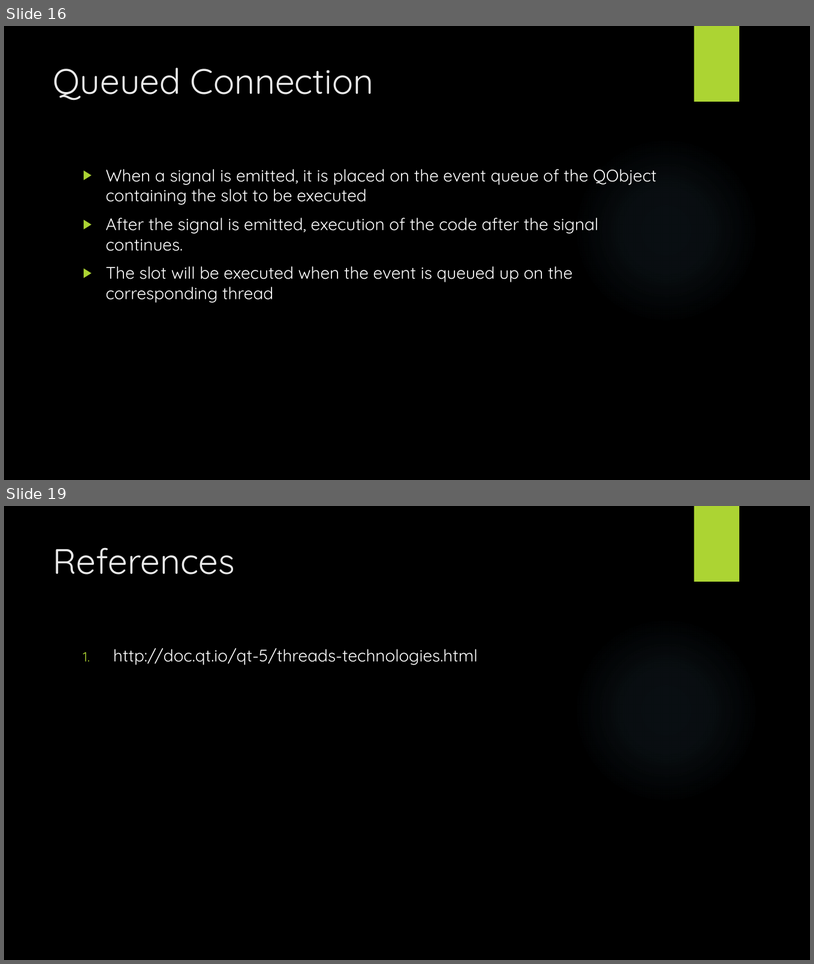
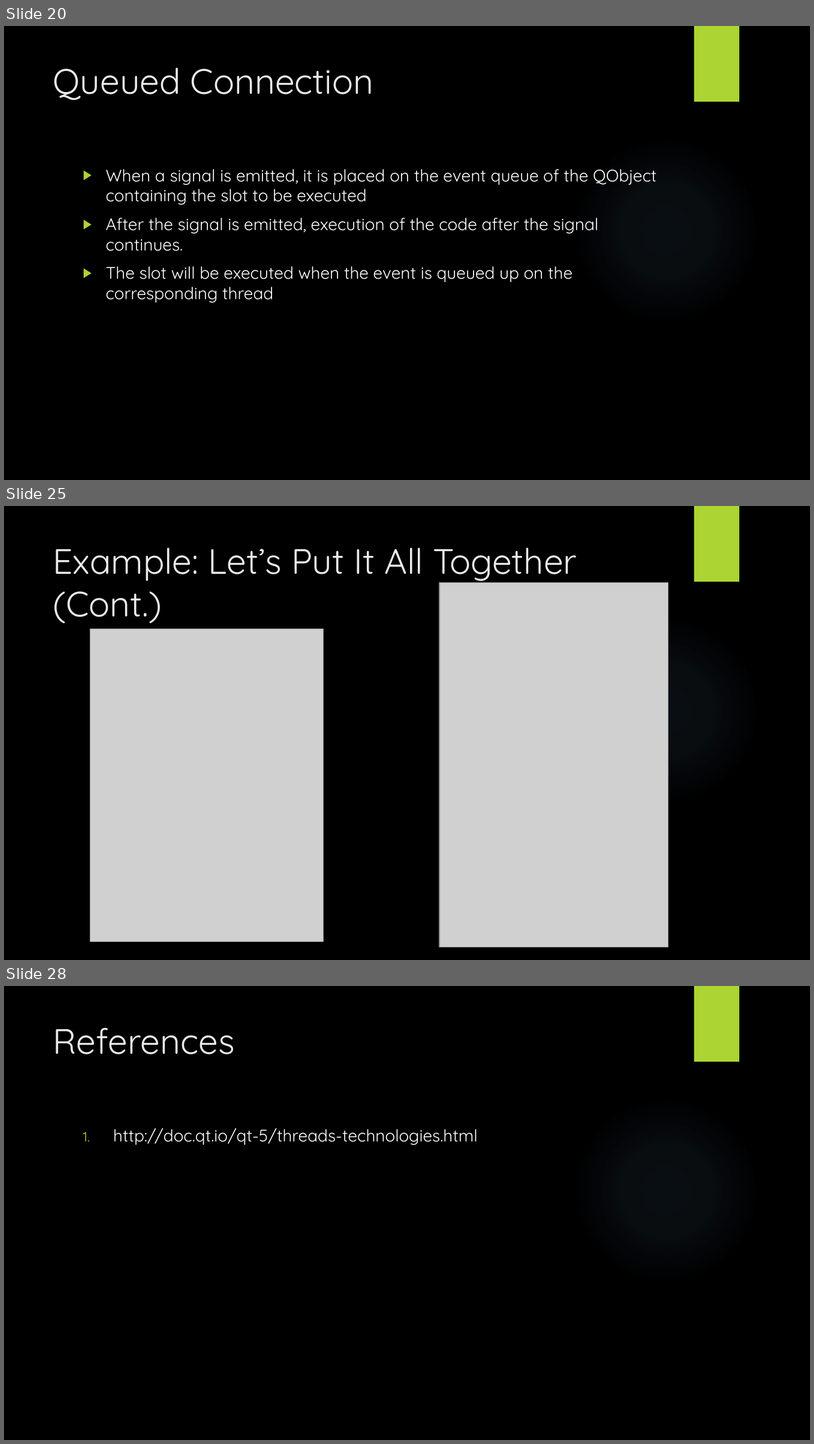
Before and after one commit to tylertrephan/qt-multithreading-tutorial, a slide deck: Qt.pptx. Shown one above the other, each under a label of ours: slides 16 and 19 before the commit, slides 20, 25 and 28 after it; the slides between them are not shown. The pictures are 814x964 and 814x1444 pixels, drawn with LibreOffice and Linux fonts; fonts in the diff are those of the drawing; grey boxes stand for pictures; background and template pictures are left out. Boxes give left, top, right and bottom in pixels: in the first picture for what was removed or moved away, otherwise in the second. Text is boxed around its words. In the diff, an @@ line names an element or a change of style, - is before the commit and + after.

Commit message:
Added the example photos into the presentation

```diff
--- a/Qt.pptx
+++ b/Qt.pptx
@@ slide 25 added at (x1=4, y1=506, x2=810, y2=960), background picture (left out); not listed: 2 template elements that a slide beside it also shows @@
@@ title added at (x1=53, y1=547, x2=577, y2=624), 42 pt, text #EBEBEB @@
+Example: Let’s Put It All Together (Cont.)
@@ picture added at (x1=440, y1=582, x2=669, y2=947) @@
@@ picture added at (x1=90, y1=629, x2=324, y2=942) @@
@@ what was slide 16 is now slide 20 @@
@@ what was slide 19 is now slide 28 @@
```
Also in this commit, not shown: 5 slides changed, 9 other slides added, 1 slide removed.
